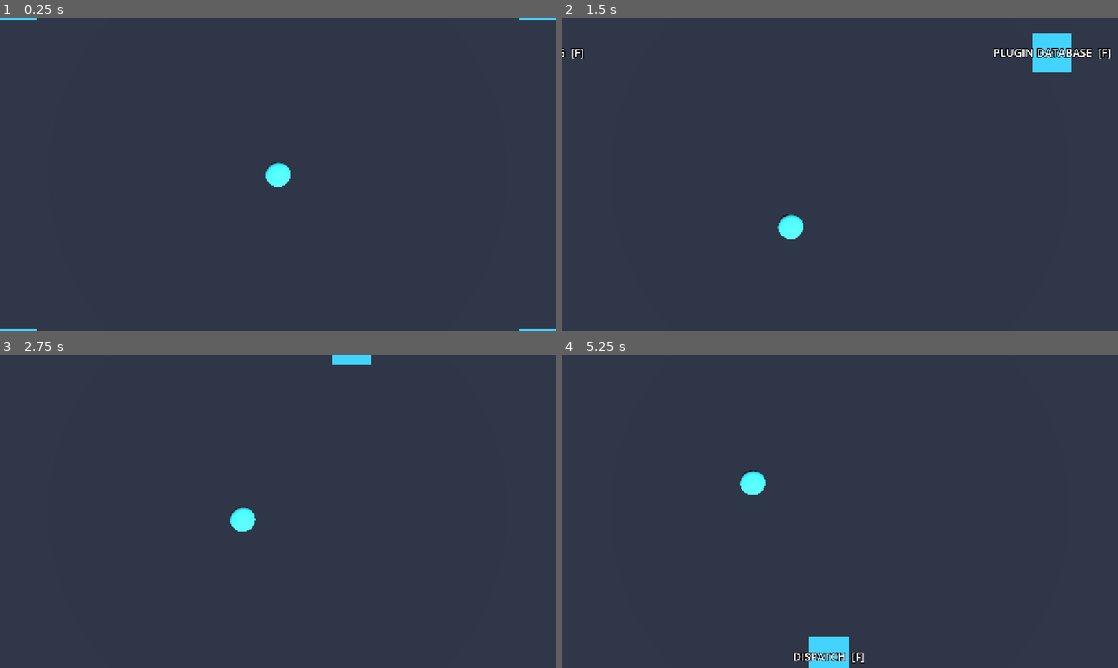
Above: before the commit, frames 1-4 (two rows, left to right).
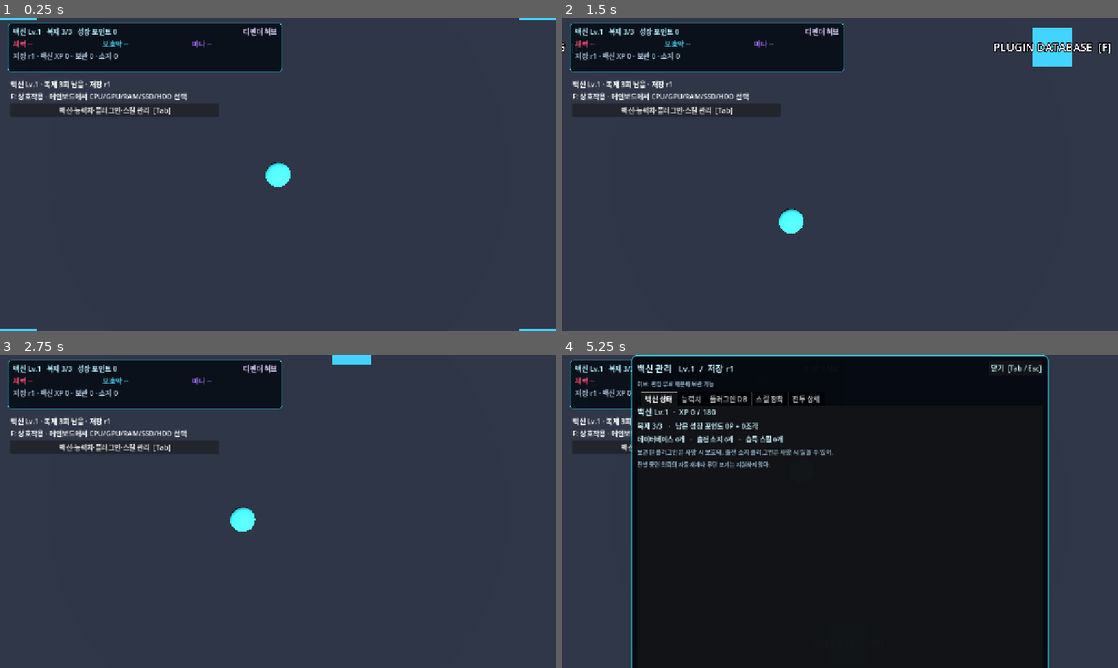
Above: after the commit, the same moments.

Repository: tharu8813/Neon-Void
Game: Godot game, scene res://scenes/rework/integration/rework_pilot.tscn
The game is run twice, just before and just after one commit, with the same random seed, the same clock (stepped at 60 frames per second) and the same inputs. This scene is started directly instead of the project's main scene.
Inputs (mouse positions are in pixels of both pictures, inside the frame that each line leads up to):
- Up to frame 1 (0.25 s): no input
- Up to frame 2 (1.5 s): click (678, 108) at 0.5 s, where only the run after the commit has a clickable "백신·능력치·플러그인·스킬 관리 [Tab]"; click (1017, 30) at 1.25 s, where only the run after the commit has a clickable "닫기 [Tab / Esc]"
- Up to frame 3 (2.75 s): tap Enter at 2 s; move the mouse to (400, 495) at 2.02 s; hold D from 2.03 s (still down); hold Q from 2.03 s (still down); tap Space at 2.27 s
- Up to frame 4 (5.25 s): move the mouse to (728, 527) at 2.77 s; release D at 2.78 s; release Q at 2.78 s; hold S 2.78-3.53 s; tap E at 2.85 s; tap Space at 3.02, 4.52 s; move the mouse to (895, 442) at 3.52 s; hold D 3.53-4.28 s; hold R 3.53-4.28 s; move the mouse to (812, 574) at 4.27 s; hold W 4.28-5.03 s; tap Shift at 4.35 s; move the mouse to (1006, 558) at 5.02 s; hold A from 5.03 s (still down); tap Tab at 5.1 s

The runs differ from the first frame. In frame 1, 9.7% of the frame differs, in the area x 1-51%, y 1-32%; in frame 2, 11%; in frame 3, 9.7%; in frame 4, 77%, in the area x 1-88%, y 0-100%.
Error before the commit: Parse Error: Identifier "_update_ui_geometry" not declared in the current scope. (res://scripts/rework/integration/rework_pilot.gd:61)

Commit message:
perf(rework/a): poll B state once, throttle detailed stats and update overlays on viewport resize

Diff:
--- a/scripts/rework/integration/rework_pilot.gd
+++ b/scripts/rework/integration/rework_pilot.gd
@@ -98,22 +98,67 @@
 func _process(delta: float) -> void:
     if tactical_hud == null or world == null:
         return
+    if frozen:
+        if status_effects != null:
+            status_effects.clear_view()
+        return
     _hud_elapsed += delta
     if _hud_elapsed < 0.15:
         return
     _hud_elapsed = 0.0
     var combat: Variant = world.get("combat")
+    var actor: Dictionary = {}
     if combat != null and str(combat.get("mode")) == "formal":
-        var actor: Dictionary = combat.actor_snapshot("VACCINE")
-        tactical_hud.render_combat_snapshot(actor)
-        if hub_panel != null and hub_panel.visible:
+        actor = combat.actor_snapshot("VACCINE")
+    tactical_hud.render_combat_snapshot(actor)
+    if status_effects != null:
+        status_effects.render_actor(actor)
+    # Do not rebuild dozens of Control rows at 60 Hz or reset scroll/focus.
+    if hub_panel != null and hub_panel.visible and hub_panel.tabs.current_tab == 4:
+        _combat_detail_elapsed += 0.15
+        if _combat_detail_elapsed >= 0.5:
+            _combat_detail_elapsed = 0.0
             hub_panel.show_live_combat(actor)
     else:
-        tactical_hud.render_combat_snapshot({})
-        if hub_panel != null and hub_panel.visible:
-            hub_panel.show_live_combat({})
+        _combat_detail_elapsed = 0.5
     if mission_tracker != null:
         mission_tracker.render_world(world)
+
+func _update_ui_geometry() -> void:
+    if get_viewport() == null or tactical_hud == null:
+        return
+    var vp: Vector2 = get_viewport().get_visible_rect().size
+    tactical_hud.update_layout()
+    if status_effects != null:
+        status_effects.update_layout()
+    if mission_tracker != null:
+        mission_tracker.update_layout()
+    if hub_panel != null:
+        hub_panel._layout_to_viewport()
+    if result_panel != null:
+        result_panel.update_layout()
+    if status_column != null:
+        status_column.custom_minimum_size.x = minf(480.0, maxf(240.0, vp.x - 36.0))
+    # Responsive overlays for windowed, 4:3, 16:9 and ultrawide layouts.
+    if offer_panel != null:
+        var offer_width: float = minf(720.0, maxf(300.0, vp.x - 24.0))
+        var offer_height: float = minf(420.0, maxf(200.0, vp.y - 24.0))
+        offer_panel.custom_minimum_size = Vector2(offer_width, offer_height)
+        offer_panel.position = ((vp - offer_panel.custom_minimum_size) * 0.5).max(Vector2.ZERO)
+        for card in card_buttons:
+            card.custom_minimum_size.x = maxf(210.0, offer_width - 175.0)
+    if learn_panel != null:
+        var learn_size := Vector2(minf(600.0, maxf(280.0, vp.x - 24.0)),
+            minf(280.0, maxf(180.0, vp.y - 24.0)))
+        learn_panel.custom_minimum_size = learn_size
+        learn_panel.position = ((vp - learn_size) * 0.5).max(Vector2.ZERO)
+    if recovery_panel != null:
+        var recover_width: float = minf(570.0, maxf(300.0, vp.x - 24.0))
+        var recover_size := Vector2(recover_width, minf(300.0, maxf(200.0, vp.y - 24.0)))
+        recovery_panel.custom_minimum_size = recover_size
+        recovery_panel.position = ((vp - recover_size) * 0.5).max(Vector2.ZERO)
+        if recovery_label != null:
+            recovery_label.custom_minimum_size.x = maxf(250.0, recover_width - 40.0)
 
 func _unhandled_input(event: InputEvent) -> void:
     if not (event is InputEventKey) or not event.pressed or event.echo:
